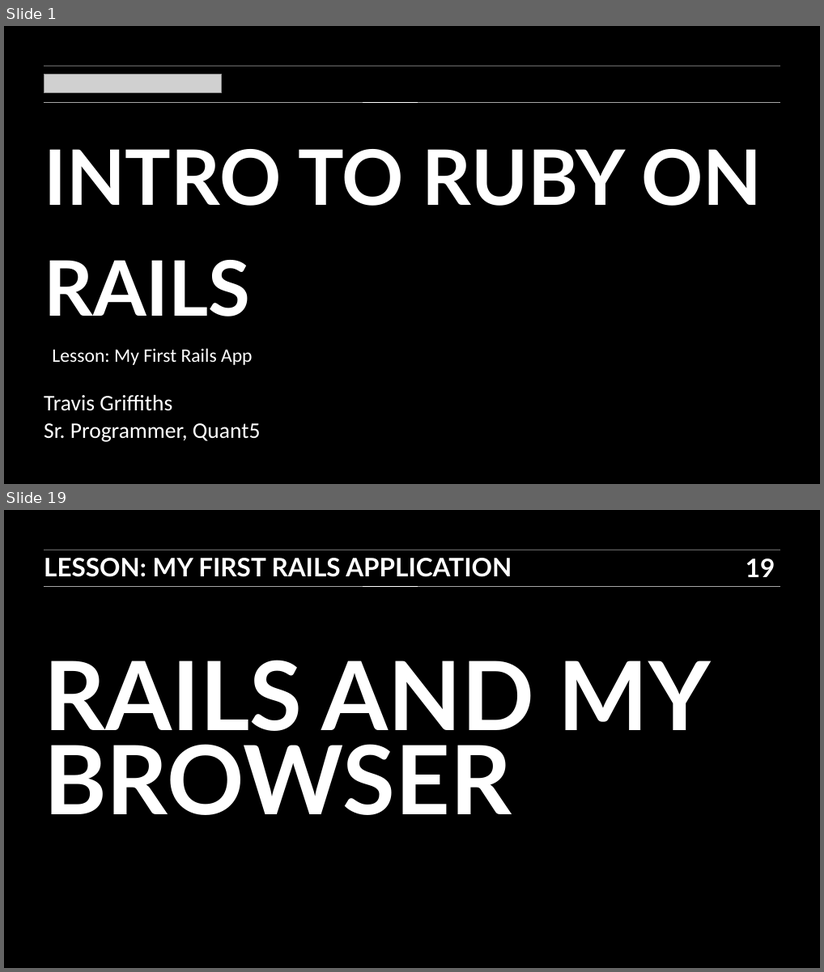
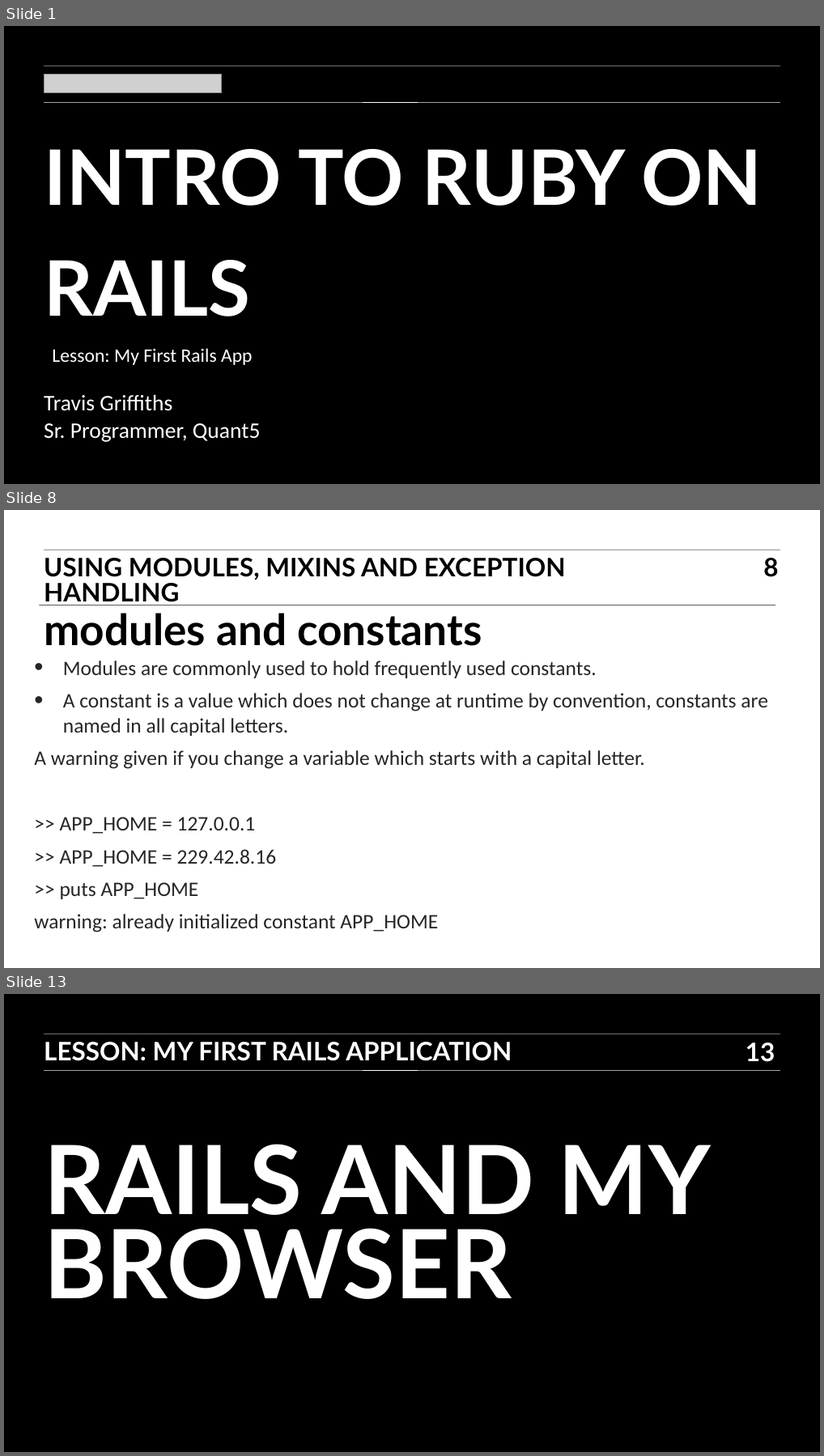
Before and after one commit to TravisGriffiths/ITR-BOS-01, a slide deck: Slides/07_ITR_slides.ppt. Shown one above the other, each under a label of ours: slides 1 and 19 before the commit, slides 1, 8 and 13 after it; the slides between them are not shown. The pictures are 824x972 and 824x1456 pixels, drawn with LibreOffice and Linux fonts; fonts in the diff are those of the drawing; grey boxes stand for pictures. Boxes give left, top, right and bottom in pixels: in the first picture for what was removed or moved away, otherwise in the second. Text is boxed around its words. In the diff, an @@ line names an element or a change of style, - is before the commit and + after.

```diff
--- a/Slides/07_ITR_slides.ppt
+++ b/Slides/07_ITR_slides.ppt
@@ slide 8 added at (4, 510, 820, 968), background #FFFFFF @@
@@ line added from (44, 550) to (781, 550), #000000 0.51 pt @@
@@ text added at (44, 558, 566, 606), 32 pt, text #000000, bold @@
+USING MODULES, MIXINS AND EXCEPTION HANDLING
@@ page number added at (764, 558, 778, 577), 32 pt, text #000000, bold @@
+8
@@ line added from (39, 606) to (776, 606), #000000 0.51 pt @@
@@ title added at (44, 613, 482, 646), 54 pt, text #000000, bold @@
+modules and constants
@@ text added at (34, 661, 768, 933), 25.9 pt, text #262626 @@
+• Modules are commonly used to hold frequently used constants.
+• A constant is a value which does not change at runtime by convention, constants are named in all capital letters.
+A warning given if you change a variable which starts with a capital letter.
+>> APP_HOME = 127.0.0.1
+>> APP_HOME = 229.42.8.16
+>> puts APP_HOME
+warning: already initialized constant APP_HOME
@@ what was slide 19 is now slide 13 @@
@@ page number at (746, 1043, 776, 1062): text changed @@
-19
+13
```
Also in this commit, not shown: 2 slides changed, 9 other slides added, 16 slides removed, 7 other files.
